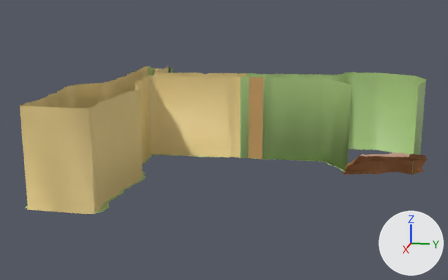
What one commit did to the Blender file TresFabulasGeniales/Assets/Modelos/Entorno/segundaHistoria/primera_escena 1.blend.
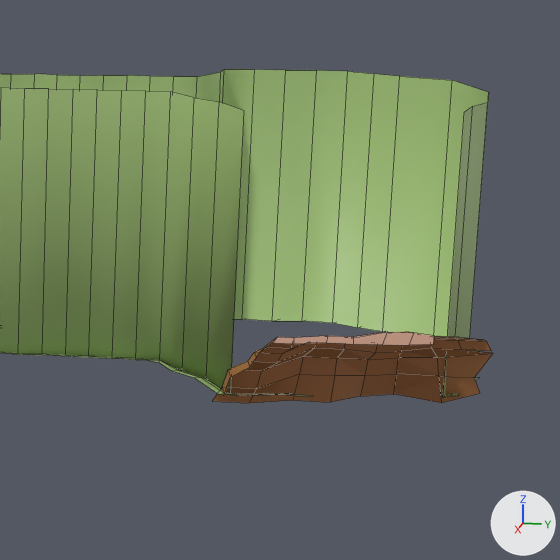
Each version is shown whole from a 50 mm camera at (674.0, 140.0, 195.0) aimed at (38.0, 13.0, 36.0), then close up on the part from 62% to 100% of the width and 18% to 80% of the height. Lighting does not change. The marker at lower right points along +X, +Y and +Z. The close-ups show mesh edges as thin lines.

Script lines for the objects in view, before the commit:
```python
me_plane = bpy.data.meshes.new('Plane')
me_plane.from_pydata(...)  # 585 vertices, 419 faces; spans x -1.77..1.2, y -0.94..1.47, z -0.07..1.05
# faces by material slot: [268, 93, 50, 6, 2]
me_plane.materials.append(mat_material_001)  # green #abca81
me_plane.materials.append(mat_material_002)  # yellow #e7ce89
me_plane.materials.append(mat_material)  # brown #a36a3d
me_plane.materials.append(mat_material_004)  # pink #cc9689
me_plane.materials.append(mat_material_005)  # orange #c99f63
# before: 140 (-0.11, 0.92, 0.0) at pixel (230, 394), 141 (-0.13, 0.89, 0.01) at pixel (218, 394), 144 (-0.07, 1.03, 0.0) at pixel (281, 394), 145 (-0.1, 1.05, 0.01) at pixel (294, 394), 232 (-0.09, 0.97, 0.0) at pixel (255, 394)
# before: 233 (-0.12, 1.0, 0.01) at pixel (269, 395), 234 (-0.08, 1.08, 0.0) at pixel (306, 396), 309 (-0.12, 0.91, 0.01) at pixel (224, 393), 311 (-0.08, 1.04, 0.01) at pixel (288, 393), 356 (-0.1, 0.99, 0.01) at pixel (262, 393)
# before: 357 (-0.09, 1.09, 0.01)
ob_plane = bpy.data.objects.new('Plane', me_plane)
ob_plane.location = (0.0, 0.0, 0.0)
ob_plane.scale = (-106.0, 157.0, 91.7)
```
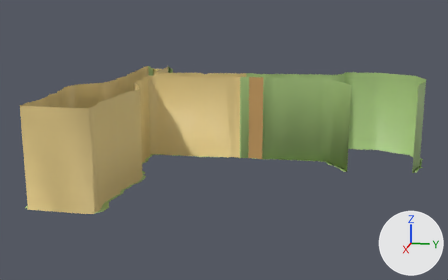
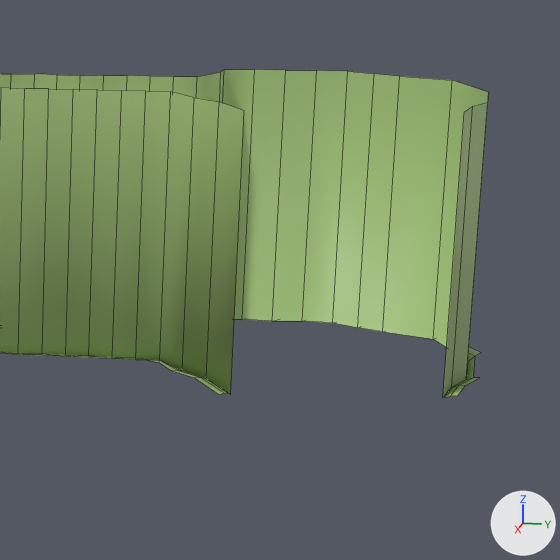
Where the change shows, as pixel boxes [x1, y1, x2, y2] in the close-ups (560 x 560 px):
'Plane', reshaped: before [0, 69, 493, 403]; after [0, 69, 489, 398]
part 1 of me_plane, deleted (brown): before [213, 332, 493, 403]
part 2 of me_plane, deleted: before [223, 393, 310, 397]

Diff of the bpy script that builds the scene:
```diff
--- a/TresFabulasGeniales/Assets/Modelos/Entorno/segundaHistoria/primera_escena 1.blend.py
+++ b/TresFabulasGeniales/Assets/Modelos/Entorno/segundaHistoria/primera_escena 1.blend.py
@@ me_plane @@
 me_plane.from_pydata(...)  # 585 vertices, 419 faces; spans x -1.77..1.2, y -0.94..1.47, z -0.07..1.05
 # used by ob_plane; location = (0.0, 0.0, 0.0); scale = (-106.0, 157.0, 91.7)
 # verts and faces of me_plane; kept vertices keep their numbers, new ones are numbered from 585
+# me_plane part 1: the loose piece of 72 vertices spanning x -0.26..0.1, y 0.88..1.46, z -0.04..0.25 is deleted
+# me_plane part 2
+delete_vertices([144, 145, 232, 233, 234, 311, 356, 357])  # with the faces that use them
 me_plane.materials.append(mat_material_001)
 me_plane.materials.append(mat_material_002)
-me_plane.materials.append(mat_material)  # brown #a36a3d
-me_plane.materials.append(mat_material_004)  # pink #cc9689
 me_plane.materials.append(mat_material_005)
```
